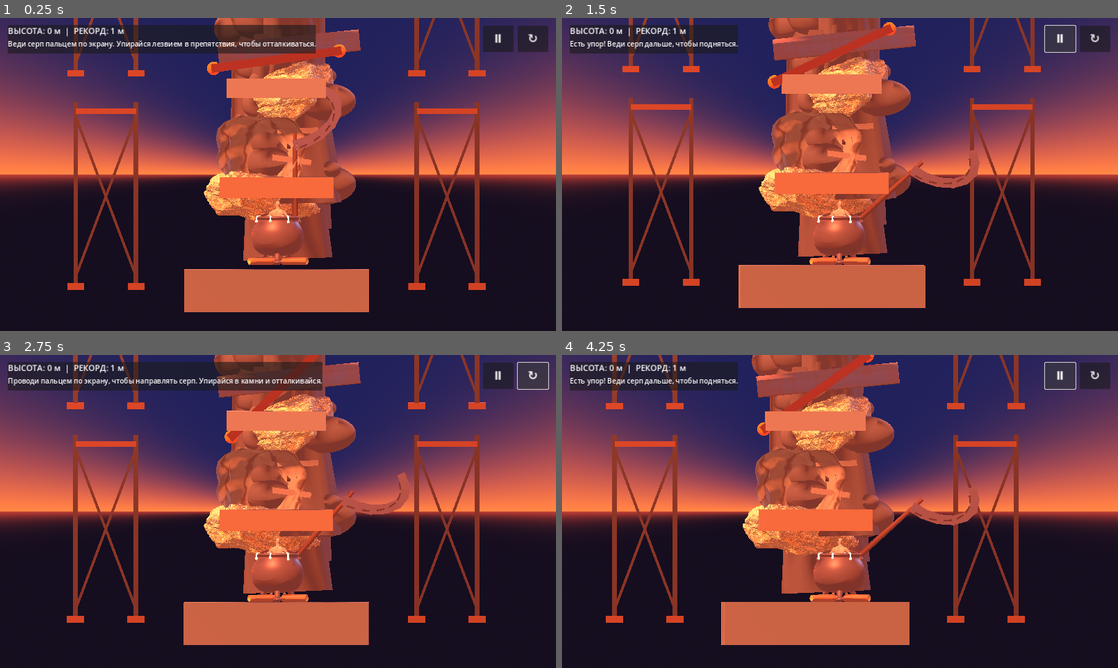
Above: before the commit, frames 1-4 (two rows, left to right).
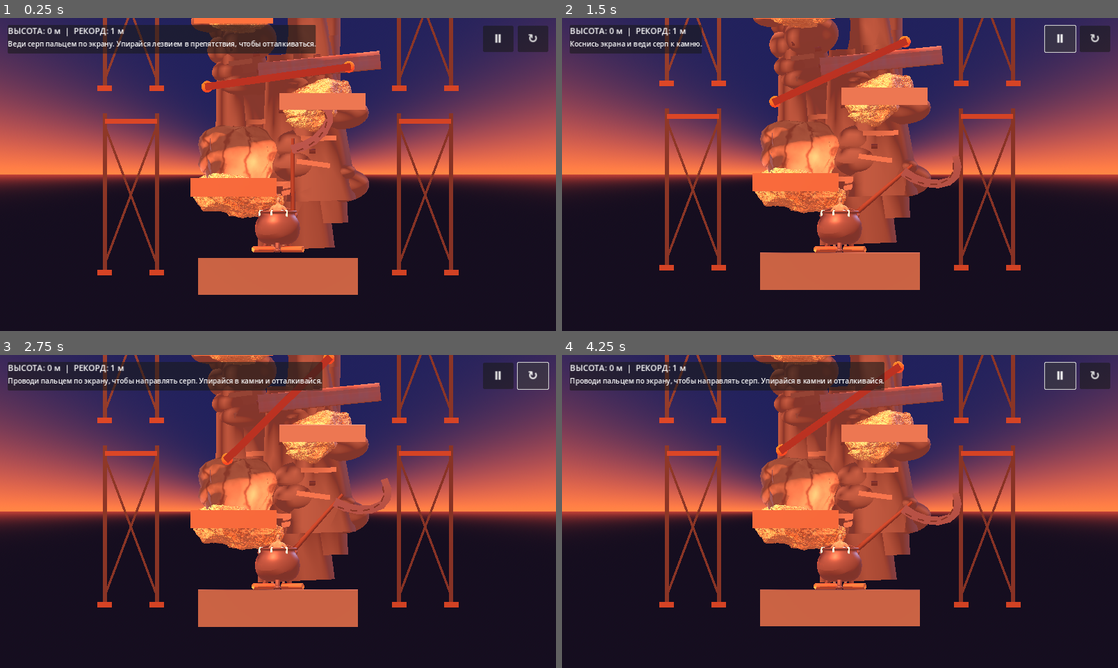
Above: after the commit, the same moments.

Repository: uchihabaha05-del/CLIMB-MASTER
Game: Godot game, scene res://scenes/main.tscn
Two runs of this game, one before a commit and one after it. Both use one fixed random seed, a clock stepped at 60 frames per second and the inputs below.
Inputs:
- Up to frame 1 (0.25 s): no input
- Up to frame 2 (1.5 s): click "Ⅱ" at 0.5 s; click "▶" at 1.25 s
- Up to frame 3 (2.75 s): click "↻" at 2 s
- Up to frame 4 (4.25 s): click "Ⅱ" at 2.75 s; click "▶" at 3.5 s

The runs differ from the first frame. In frame 1, 25% of the frame differs, in the area x 12-88%, y 0-94%; in frame 2, 27%; in frame 3, 25%; in frame 4, 28%, in the area x 1-84%, y 0-93%.

Commit message:
Restore alternating left-right climbing route and improve play framing

Diff:
--- a/scripts/main.gd
+++ b/scripts/main.gd
@@ -73,13 +73,13 @@
     add_child(fill)
 
     _add_platform(Vector3(0, -0.7, 0), Vector3(5.2, 1.2, 9), Color(0.25, 0.29, 0.32))
-    _add_platform(Vector3(0.0, 2.2, 0.0), Vector3(3.2, 0.6, 2.6), Color(0.35, 0.31, 0.26))
-    _add_platform(Vector3(0.0, 5.0, 0.0), Vector3(2.8, 0.55, 2.4), Color(0.32, 0.36, 0.39))
-    _add_platform(Vector3(0.0, 7.8, 0.0), Vector3(2.6, 0.55, 2.3), Color(0.42, 0.34, 0.27))
-    _add_platform(Vector3(0.0, 10.7, 0.0), Vector3(2.8, 0.55, 2.3), Color(0.32, 0.38, 0.34))
-    _add_platform(Vector3(0.0, 13.7, 0.0), Vector3(3.0, 0.55, 2.4), Color(0.39, 0.34, 0.31))
-    _add_platform(Vector3(0.0, 16.8, 0.0), Vector3(3.0, 0.55, 2.4), Color(0.31, 0.36, 0.42))
-    _add_platform(Vector3(0.0, 20.0, 0.0), Vector3(3.5, 0.65, 3.0), Color(0.43, 0.36, 0.29))
+    _add_platform(Vector3(-1.45, 2.2, 0.0), Vector3(2.8, 0.6, 2.6), Color(0.35, 0.31, 0.26))
+    _add_platform(Vector3(1.45, 5.0, 0.0), Vector3(2.8, 0.55, 2.4), Color(0.32, 0.36, 0.39))
+    _add_platform(Vector3(-1.45, 7.8, 0.0), Vector3(2.6, 0.55, 2.3), Color(0.42, 0.34, 0.27))
+    _add_platform(Vector3(1.45, 10.7, 0.0), Vector3(2.8, 0.55, 2.3), Color(0.32, 0.38, 0.34))
+    _add_platform(Vector3(-1.45, 13.7, 0.0), Vector3(3.0, 0.55, 2.4), Color(0.39, 0.34, 0.31))
+    _add_platform(Vector3(1.45, 16.8, 0.0), Vector3(3.0, 0.55, 2.4), Color(0.31, 0.36, 0.42))
+    _add_platform(Vector3(-1.45, 20.0, 0.0), Vector3(3.5, 0.65, 3.0), Color(0.43, 0.36, 0.29))
 
     # Climbable rock pillars now have matching physics colliders.
     for i in range(12):
@@ -155,7 +155,7 @@
             bolt.material_override = steel
             rock_body.add_child(bolt)
 
-        rock_body.position = Vector3(randf_range(-0.9, 0.9), randf_range(1.0, 19.0), randf_range(-3.2, -1.8))
+        rock_body.position = Vector3(randf_range(-2.2, 2.2), randf_range(1.0, 19.0), randf_range(-3.2, -1.8))
         rock_body.rotation.z = randf_range(-0.2, 0.2)
         add_child(rock_body)
 
@@ -168,12 +168,12 @@
         return
 
     var placements: Array[Dictionary] = [
-        {"position": Vector3(-0.65, 1.25, -1.35), "rotation": Vector3(0.12, 0.35, -0.18), "scale": 2.65},
-        {"position": Vector3(0.65, 4.25, -1.55), "rotation": Vector3(-0.16, 1.15, 0.22), "scale": 2.85},
-        {"position": Vector3(-0.55, 7.25, -1.45), "rotation": Vector3(0.08, 2.1, -0.12), "scale": 2.7},
-        {"position": Vector3(0.60, 10.15, -1.5), "rotation": Vector3(-0.1, 0.55, 0.16), "scale": 2.9},
-        {"position": Vector3(-0.6, 13.25, -1.4), "rotation": Vector3(0.14, 1.65, -0.2), "scale": 2.75},
-        {"position": Vector3(0.55, 16.35, -1.5), "rotation": Vector3(-0.12, 2.55, 0.14), "scale": 2.85}
+        {"position": Vector3(-1.45, 1.25, -1.35), "rotation": Vector3(0.12, 0.35, -0.18), "scale": 2.65},
+        {"position": Vector3(1.45, 4.25, -1.55), "rotation": Vector3(-0.16, 1.15, 0.22), "scale": 2.85},
+        {"position": Vector3(-1.4, 7.25, -1.45), "rotation": Vector3(0.08, 2.1, -0.12), "scale": 2.7},
+        {"position": Vector3(1.4, 10.15, -1.5), "rotation": Vector3(-0.1, 0.55, 0.16), "scale": 2.9},
+        {"position": Vector3(-1.45, 13.25, -1.4), "rotation": Vector3(0.14, 1.65, -0.2), "scale": 2.75},
+        {"position": Vector3(1.45, 16.35, -1.5), "rotation": Vector3(-0.12, 2.55, 0.14), "scale": 2.85}
     ]
 
     for placement in placements:
@@ -221,12 +221,12 @@
 
     # Stagger the imported pieces along the route so they form a deliberate climbing line.
     var placements: Array[Dictionary] = [
-        {"source": source_rock, "position": Vector3(-0.45, 3.15, 0.1), "rotation": -0.18, "scale": 1.35, "name": "TexturedRock_A"},
-        {"source": source_pipe, "position": Vector3(0.35, 6.15, 0.15), "rotation": 0.10, "scale": 1.0, "name": "RustPipe_A"},
-        {"source": source_ledge, "position": Vector3(-0.35, 8.95, 0.0), "rotation": -0.12, "scale": 1.15, "name": "StoneLedge_A"},
-        {"source": source_rock, "position": Vector3(0.45, 12.0, 0.1), "rotation": 0.22, "scale": 1.28, "name": "TexturedRock_B"},
-        {"source": source_pipe, "position": Vector3(-0.35, 15.0, 0.15), "rotation": -0.14, "scale": 1.05, "name": "RustPipe_B"},
-        {"source": source_ledge, "position": Vector3(0.35, 17.9, 0.0), "rotation": 0.15, "scale": 1.18, "name": "StoneLedge_B"}
+        {"source": source_rock, "position": Vector3(-1.35, 3.15, 0.1), "rotation": -0.18, "scale": 1.35, "name": "TexturedRock_A"},
+        {"source": source_pipe, "position": Vector3(1.35, 6.15, 0.15), "rotation": 0.10, "scale": 1.0, "name": "RustPipe_A"},
+        {"source": source_ledge, "position": Vector3(-1.35, 8.95, 0.0), "rotation": -0.12, "scale": 1.15, "name": "StoneLedge_A"},
+        {"source": source_rock, "position": Vector3(1.35, 12.0, 0.1), "rotation": 0.22, "scale": 1.28, "name": "TexturedRock_B"},
+        {"source": source_pipe, "position": Vector3(-1.35, 15.0, 0.15), "rotation": -0.14, "scale": 1.05, "name": "RustPipe_B"},
+        {"source": source_ledge, "position": Vector3(1.35, 17.9, 0.0), "rotation": 0.15, "scale": 1.18, "name": "StoneLedge_B"}
     ]
 
     for item in placements:
@@ -310,8 +310,8 @@
 func _build_checkpoints() -> void:
     # Checkpoints sit safely above the third and fifth ledges.
     checkpoint_positions = [
-        Vector3(0.0, 8.75, 0.0),
-        Vector3(0.0, 14.45, 0.0)
+        Vector3(-1.35, 8.75, 0.0),
+        Vector3(-1.35, 14.45, 0.0)
     ]
     for i in range(checkpoint_positions.size()):
         var marker := Node3D.new()
@@ -374,14 +374,14 @@
 
         var beam := MeshInstance3D.new()
         var beam_mesh := BoxMesh.new()
-        beam_mesh.size = Vector3(3.7, 0.24, 0.48)
+        beam_mesh.size = Vector3(4.8, 0.24, 0.48)
         beam.mesh = beam_mesh
         beam.material_override = hazard_material
         obstacle.add_child(beam)
 
         var beam_collision := CollisionShape3D.new()
         var beam_shape := BoxShape3D.new()
-        beam_shape.size = Vector3(3.7, 0.28, 0.55)
+        beam_shape.size = Vector3(4.8, 0.28, 0.55)
         beam_collision.shape = beam_shape
         obstacle.add_child(beam_collision)
 
@@ -391,7 +391,7 @@
             cap_mesh.radius = 0.19
             cap_mesh.height = 0.38
             warning_cap.mesh = cap_mesh
-            warning_cap.position.x = side * 1.78
+            warning_cap.position.x = side * 2.33
             warning_cap.material_override = warning_material
             obstacle.add_child(warning_cap)
 
@@ -428,7 +428,7 @@
     camera = Camera3D.new()
     camera.position = Vector3(0, 2.0, 18.0)
     camera.projection = Camera3D.PROJECTION_ORTHOGONAL
-    camera.size = 8.8
+    camera.size = 10.2
     camera.current = true
     add_child(camera)
 
